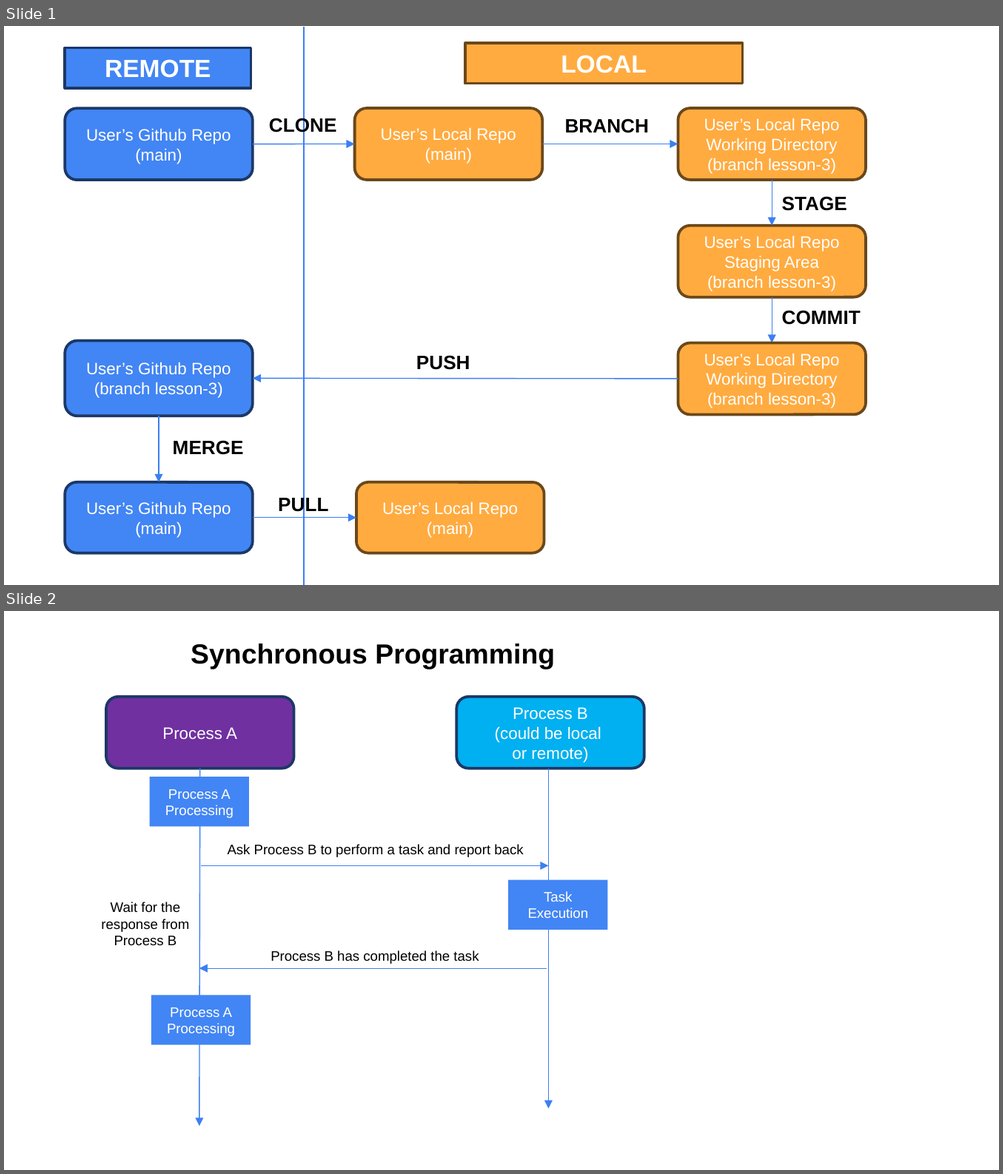
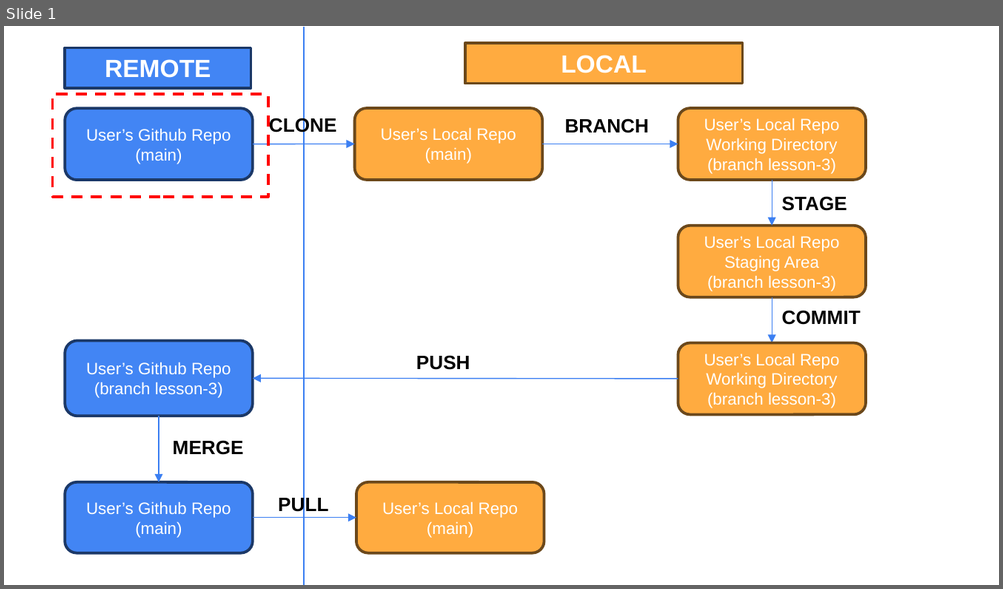
Before and after one commit to mannsn/intro-to-programming-2026, a slide deck: assets/GitFlow.pptx. Shown one above the other, each under a label of ours: slides 1 and 2 before the commit, slide 1 after it. The pictures are 1003x1174 and 1003x589 pixels, drawn with LibreOffice and Linux fonts; fonts in the diff are those of the drawing. Boxes give left, top, right and bottom in pixels: in the first picture for what was removed or moved away, otherwise in the second. Text is boxed around its words. In the diff, an @@ line names an element or a change of style, - is before the commit and + after.

```diff
--- a/assets/GitFlow.pptx
+++ b/assets/GitFlow.pptx
@@ slide 2 removed at bbox=[4, 611, 999, 1170], background #FFFFFF @@
@@ text removed at bbox=[190, 644, 555, 669] @@
-Synchronous Programming
@@ rounded rectangle removed at bbox=[106, 697, 294, 768] @@
-Process A
@@ rounded rectangle removed at bbox=[457, 697, 645, 768] @@
-Process B
-(could be local
-or remote)
@@ rectangle removed at bbox=[149, 777, 249, 827] @@
-Process A
-Processing
@@ arrow removed from (200, 768) to (199, 1126) @@
@@ arrow removed from (548, 768) to (548, 1109) @@
@@ text removed at bbox=[227, 844, 523, 857] @@
-Ask Process B to perform a task and report back
@@ arrow removed from (201, 866) to (548, 866) @@
@@ rectangle removed at bbox=[508, 880, 608, 930] @@
-Task
-Execution
@@ text removed at bbox=[101, 902, 189, 946] @@
-Wait for the response from
-Process B
@@ text removed at bbox=[270, 951, 478, 964] @@
-Process B has completed the task
@@ arrow removed from (547, 969) to (199, 969) @@
@@ rectangle removed at bbox=[151, 995, 250, 1045] @@
-Process A
-Processing
@@ slide 1 changed as well @@
@@ rectangle added at bbox=[53, 93, 269, 196], outline #FF0000 2 pt dashed @@
```
Also in this commit, not shown: 3 slides added, 1 other slide removed, 10 other files.
